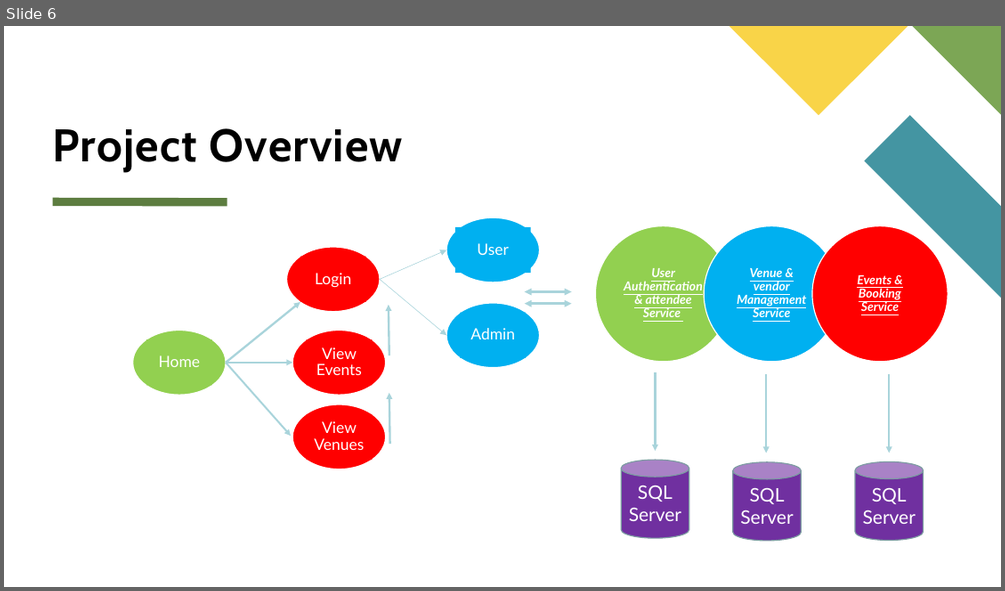
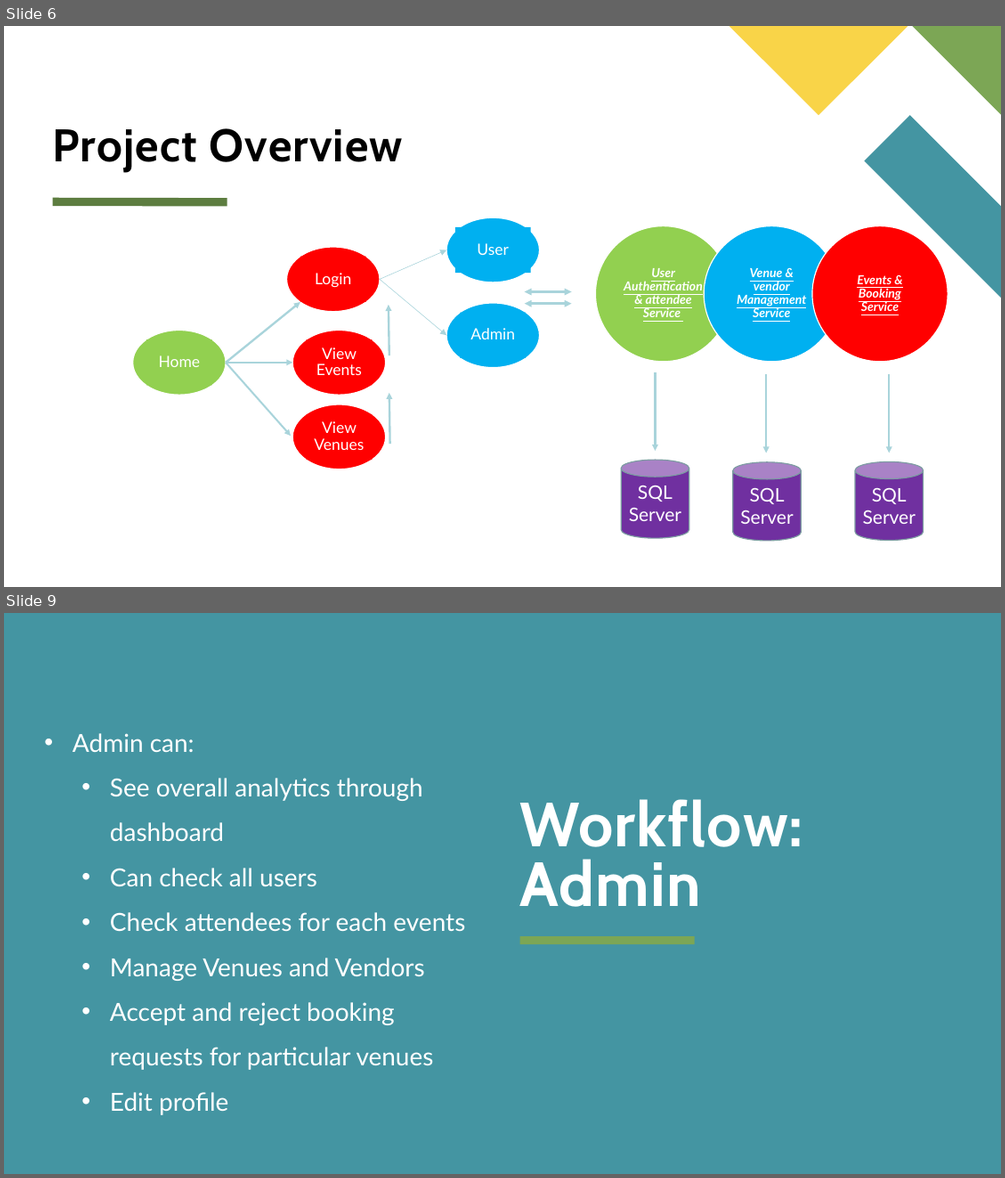
Before and after one commit to SohamTheG/EventZen, a slide deck: EventZen.pptx. Shown one above the other, each under a label of ours: slide 6 before the commit, slides 6 and 9 after it; the slides between them are not shown. The pictures are 1005x591 and 1005x1178 pixels, drawn with LibreOffice and Linux fonts; fonts in the diff are those of the drawing. Boxes give left, top, right and bottom in pixels: in the first picture for what was removed or moved away, otherwise in the second. Text is boxed around its words. In the diff, an @@ line names an element or a change of style, - is before the commit and + after.

```diff
--- a/EventZen.pptx
+++ b/EventZen.pptx
@@ slide 9 added at (4,613,1001,1174), background #4495A2 @@
@@ text added at (73,733,465,1115), 24 pt, text #FFFFFF @@
+• Admin can:
+  • See overall analytics through dashboard
+  • Can check all users
+  • Check attendees for each events
+  • Manage Venues and Vendors
+  • Accept and reject booking requests for particular venues
+  • Edit profile
@@ title added at (520,799,804,907), 60 pt, text #FFFFFF, bold @@
+Workflow:
+Admin
@@ rectangle added at (520,936,695,944), fill #7CA655 @@
```
Also in this commit, not shown: 2 slides changed, 5 other slides added, 1 slide removed, 12 other files.
